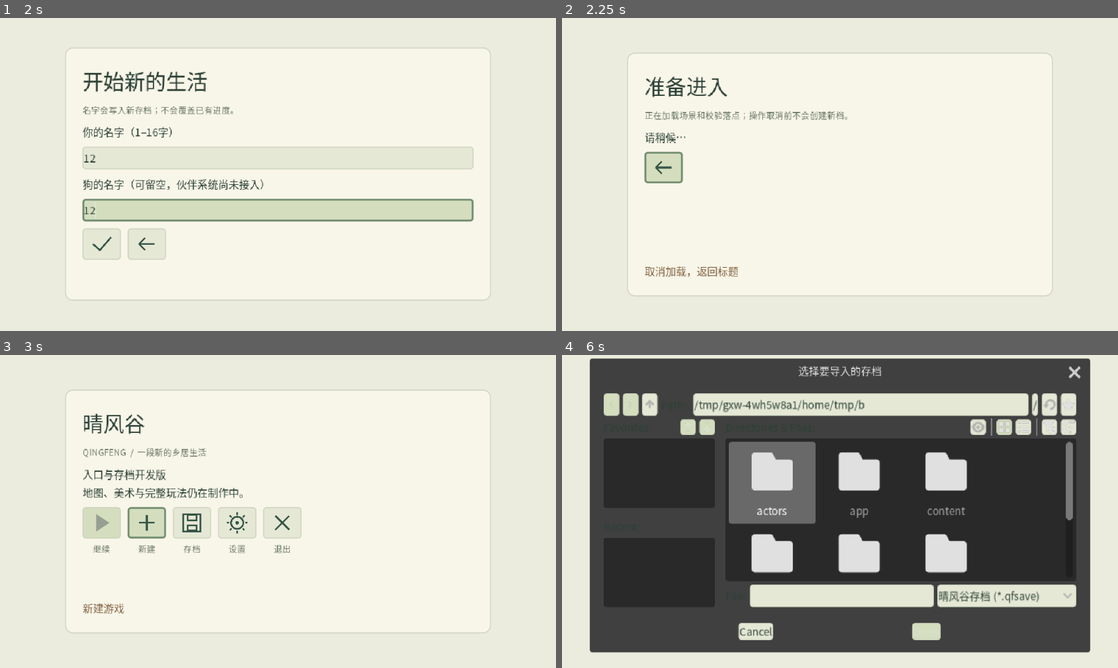
Above: before the commit, frames 1-4 (two rows, left to right).
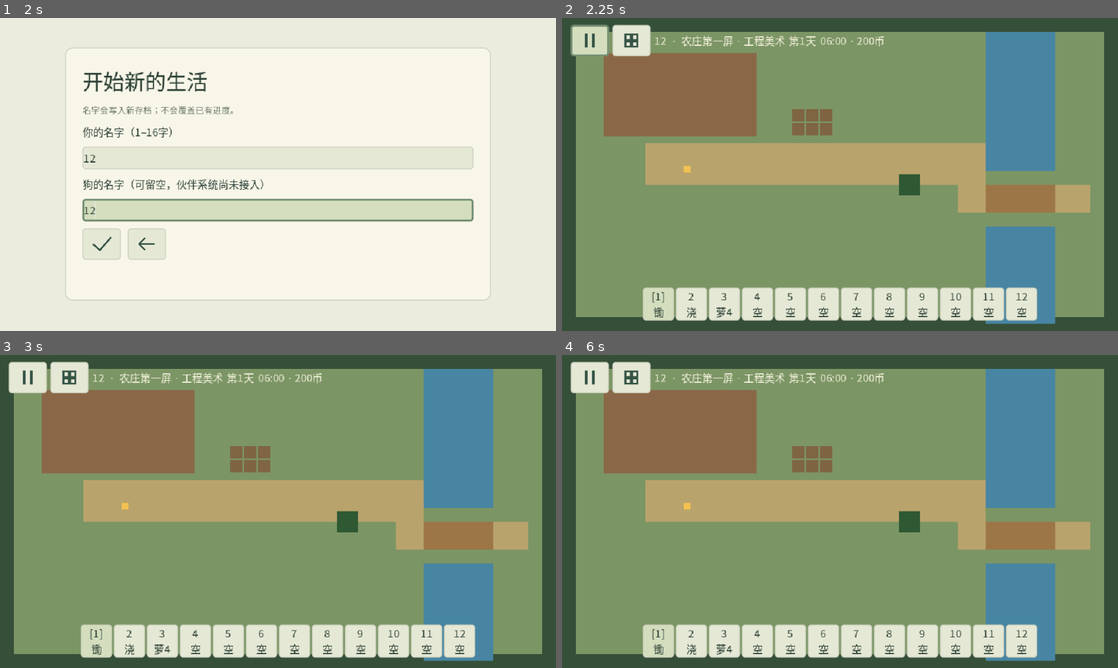
Above: after the commit, the same moments.

Repository: natefox2017/qingfeng
Game: Godot game, scene res://app/main.tscn
The game is run twice, just before and just after one commit, with the same random seed, the same clock (stepped at 60 frames per second) and the same inputs.
Inputs (mouse positions are in pixels of both pictures, inside the frame that each line leads up to):
- Up to frame 1 (2 s): click (144, 187) at 0.52 s; click (278, 158) at 1.27 s; type "12" at 1.35 s; click (278, 208) at 1.5 s; type "12" at 1.58 s
- Up to frame 2 (2.25 s): click (662, 243) at 2.02 s
- Up to frame 3 (3 s): click (100, 505) at 2.77 s
- Up to frame 4 (6 s): click (589, 376) at 3.52 s; click (662, 524) at 4.27 s; click (756, 524) at 5.02 s; click (662, 583) at 5.77 s

Frame 1 is identical in both runs. In frame 2, 94% of the frame differs, in the area x 0-100%, y 0-100%; in frame 3, 93%; in frame 4, 96%.
Error before the commit: Parse Error: Cannot infer the type of "has_journal" variable because the value doesn't have a set type. (res://app/gameplay_session.gd:153)

Commit message:
Fix receipt restore type inference

Diff:
--- a/game/app/gameplay_session.gd
+++ b/game/app/gameplay_session.gd
@@ -150,7 +150,7 @@
 	if not is_configured() or not (snapshot_value is Dictionary):
 		return false
 	var base_required := ["content_version","clock","inventory","wallet","farm"]
-	var has_journal := snapshot_value.has("command_journal")
+	var has_journal: bool = snapshot_value.has("command_journal")
 	if snapshot_value.size() != base_required.size() + (1 if has_journal else 0):
 		return false
 	for key: String in base_required:
